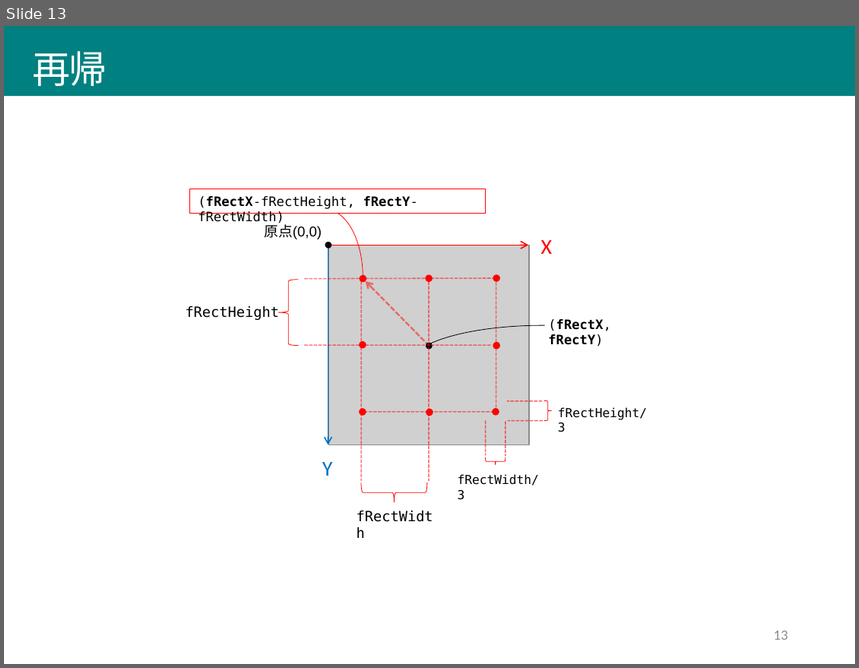
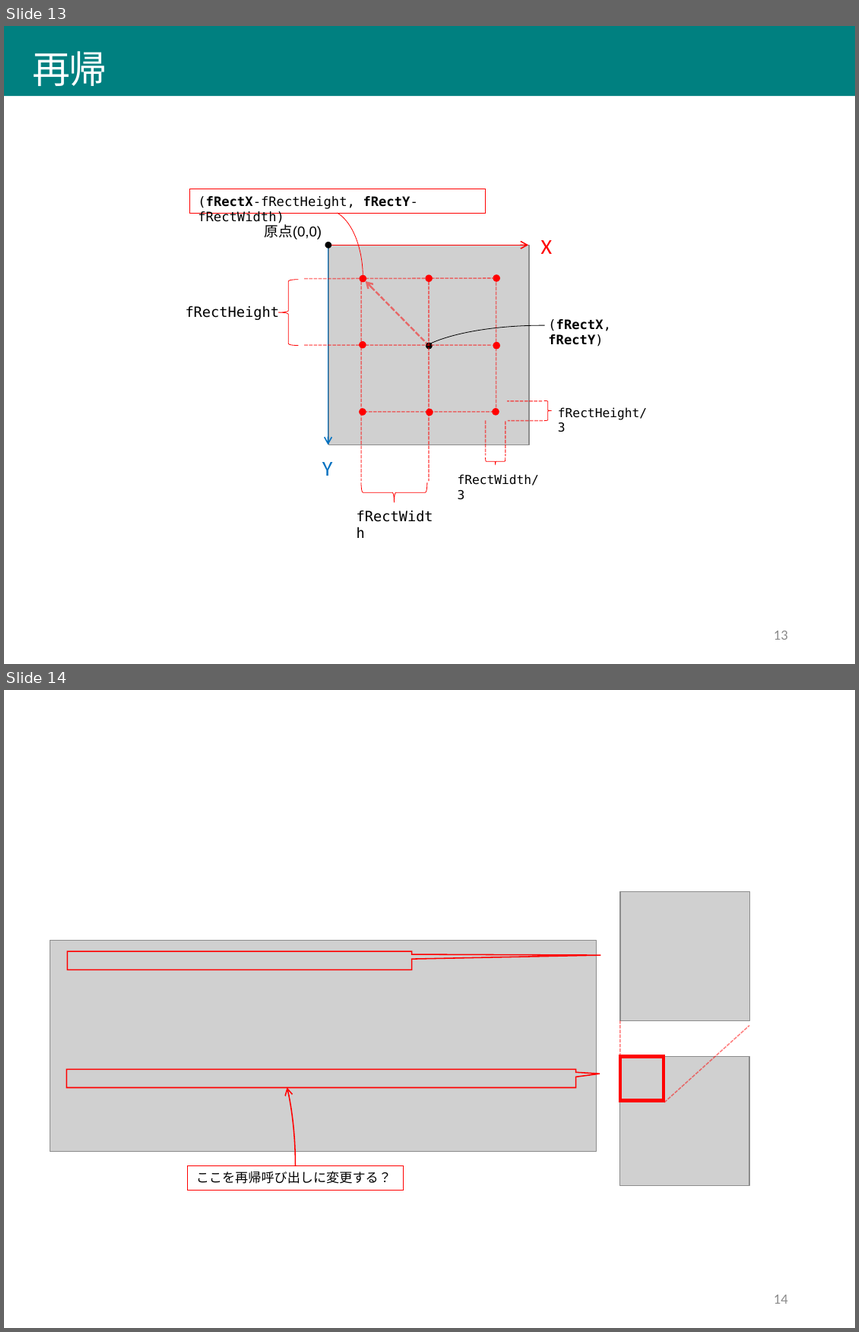
Before and after one commit to afukushimagit/afukushimagit.github.io, a slide deck: images/recursive/図素材.pptx. Shown one above the other, each under a label of ours: slide 13 before the commit, slides 13 and 14 after it. The pictures are 859x668 and 859x1332 pixels, drawn with LibreOffice and Linux fonts; fonts in the diff are those of the drawing; grey boxes stand for pictures. Boxes give left, top, right and bottom in pixels: in the first picture for what was removed or moved away, otherwise in the second. Text is boxed around its words. In the diff, an @@ line names an element or a change of style, - is before the commit and + after.

```diff
--- a/images/recursive/図素材.pptx
+++ b/images/recursive/図素材.pptx
@@ slide 14 added at [4, 690, 855, 1328], background #FFFFFF @@
@@ picture added at [620, 891, 750, 1021] @@
@@ picture added at [50, 940, 597, 1151] @@
@@ speech box added at [67, 951, 411, 970], outline #FF0000 1 pt @@
@@ line added from (620, 1057) to (620, 1021), #FF0000 1 pt dashed @@
@@ line added from (664, 1103) to (750, 1025), #FF0000 1 pt dashed @@
@@ arc (boxed as its full ellipse) added at [221, 1042, 295, 1293], outline #FF0000 1 pt @@
@@ speech box added at [67, 1070, 576, 1088], outline #FF0000 1 pt @@
@@ picture added at [620, 1057, 750, 1186] @@
@@ rectangle added at [620, 1057, 664, 1101], outline #FF0000 3 pt @@
@@ rectangle added at [188, 1166, 403, 1191], outline #FF0000 0.75 pt, 11 pt, text #000000 @@
+ここを再帰呼び出しに変更する？
@@ page number added at [774, 1295, 788, 1304], 12 pt, text #8C8C8C @@
+14
```
Also in this commit, not shown: 1 slide removed, 2 other files.
